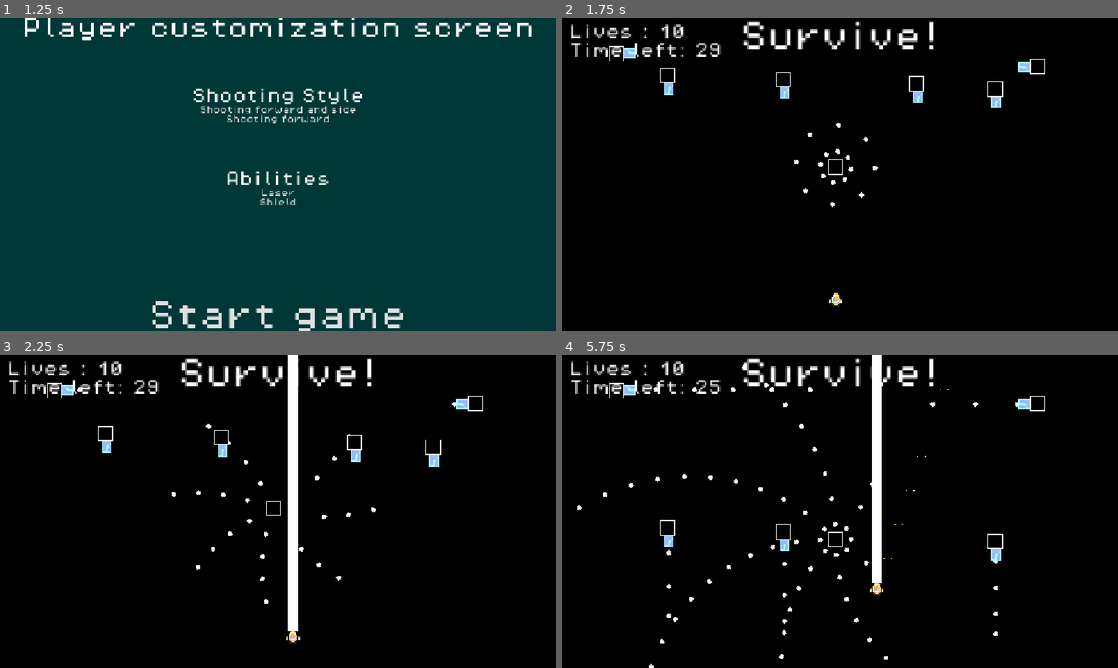
Above: before the commit, frames 1-4 (two rows, left to right).
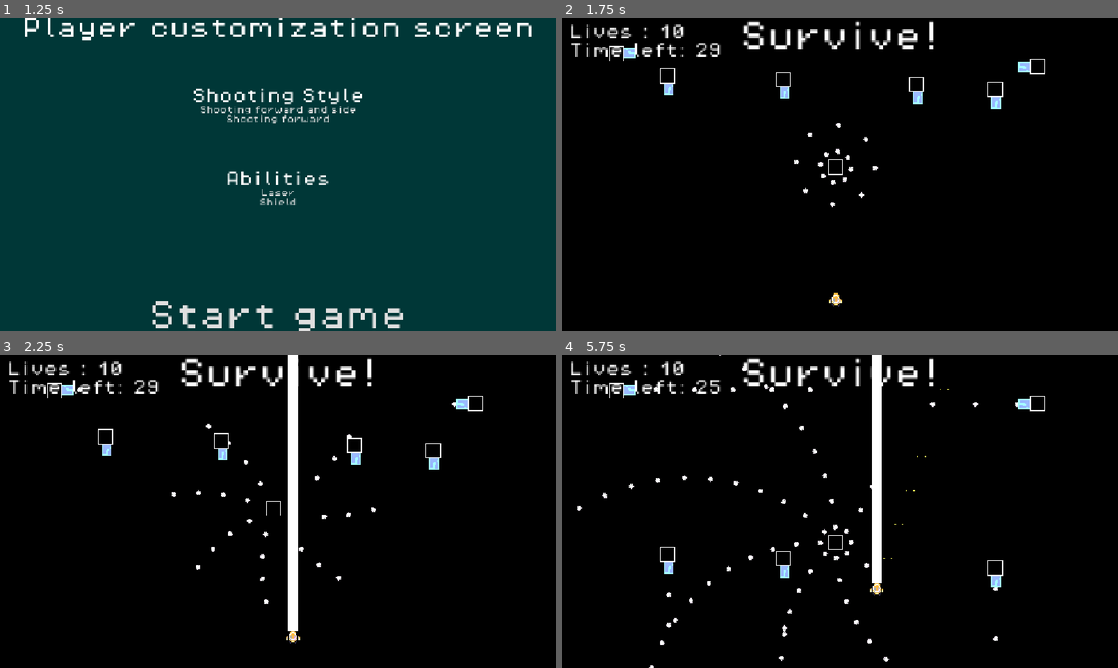
Above: after the commit, the same moments.

Repository: Draftier/Geometric-Invasion-CSS-497
Game: Godot game, scene res://scenes/UI/main_menu.tscn
Same seed, same stepped clock (60 frames per second), same inputs: the game is played once before the commit and once after it.
Inputs:
- Up to frame 1 (1.25 s): click "Singleplayer" at 0.5 s
- Up to frame 2 (1.75 s): click "Start game" at 1.25 s
- Up to frame 3 (2.25 s): hold Right (right) from 2.03 s (still down); tap X (ability) at 2.1 s
- Up to frame 4 (5.75 s): release Right (right) at 2.78 s; hold Down (down) 2.78-3.53 s; tap Z (shoot) at 2.85 s; hold Right (right) 3.53-4.28 s; hold Shift (slow) 3.53-4.28 s; hold Up (up) 4.28-5.03 s; tap X (ability) at 4.35 s; hold Left (left) from 5.03 s (still down); hold Z (shoot) from 5.03 s (still down)

Frame 1 is identical in both runs. In frame 2, less than 0.1% of the frame differs, in the area x 17-80%, y 18-30%; in frame 3, 0.3%; in frame 4, 1.3%, in the area x 2-80%, y 0-100%.
Error before the commit: Invalid access to property or key 'curve' on a base object of type 'Nil'. (res://scripts/enemy/base_enemy.gd:65)
Error after the commit: Invalid access to property or key 'curve' on a base object of type 'Nil'. (res://scripts/enemy/base_enemy.gd:64)

Commit message:
Made it so that speed is constant without a given curve

Diff:
--- a/geometric-invasion/scenes/Enemy/enemy.tscn
+++ b/geometric-invasion/scenes/Enemy/enemy.tscn
@@ -10,26 +10,16 @@
 [ext_resource type="Script" uid="uid://thlx0gtur2d4" path="res://scripts/enemy/enemy_movement_data.gd" id="4_q0kbr"]
 [ext_resource type="Script" uid="uid://dhan5ja6q4fjx" path="res://scripts/hurt_and_hit_box/hitbox.gd" id="5_eacat"]
 
-[sub_resource type="Curve" id="Curve_ebm38"]
-_data = [Vector2(0, 1), 0.0, 0.0, 0, 0, Vector2(0.5121951, 0.50561804), 0.0, 0.0, 0, 0, Vector2(1, 0.46067423), 0.0, 0.0, 0, 0]
-point_count = 3
-
 [sub_resource type="Resource" id="Resource_ixhtt"]
 script = ExtResource("3_ebm38")
 direction = "down"
 distance = 0.3
-curve = SubResource("Curve_ebm38")
 metadata/_custom_type_script = "uid://c8u5b5y0i25wp"
-
-[sub_resource type="Curve" id="Curve_q0kbr"]
-_data = [Vector2(0.107317075, 1), 0.0, 0.0, 0, 0, Vector2(0.9658537, 1), 0.0, 0.0, 0, 0]
-point_count = 2
 
 [sub_resource type="Resource" id="Resource_ebm38"]
 script = ExtResource("3_ebm38")
 direction = "up"
 distance = 0.3
-curve = SubResource("Curve_q0kbr")
 metadata/_custom_type_script = "uid://c8u5b5y0i25wp"
 
 [sub_resource type="Resource" id="Resource_eacat"]
--- a/geometric-invasion/scripts/enemy/base_enemy.gd
+++ b/geometric-invasion/scripts/enemy/base_enemy.gd
@@ -44,6 +44,7 @@
 
 func _ready() -> void:
 	# Run the movement events as a coroutine
+	temp_speed = speed
 	execute_movement_events()
 	pass
 
@@ -60,9 +61,9 @@
 
 	#if movement_events.function != null:
 		#apply_offset()
-	distance_traveled_progress = (distance_to_move - global_position.distance_to(target_pos)) / distance_to_move
-
-	temp_speed = speed * cur_event.curve.sample(distance_traveled_progress)
+	if cur_event.curve != null:
+		distance_traveled_progress = (distance_to_move - global_position.distance_to(target_pos)) / distance_to_move
+		temp_speed = speed * cur_event.curve.sample(distance_traveled_progress)
 
 	print(temp_speed)
 
